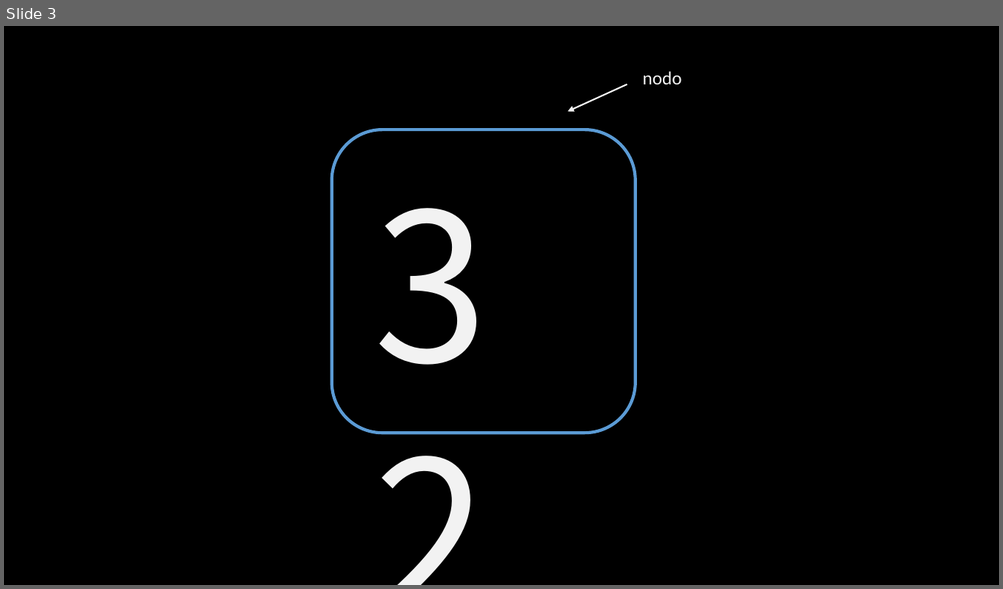
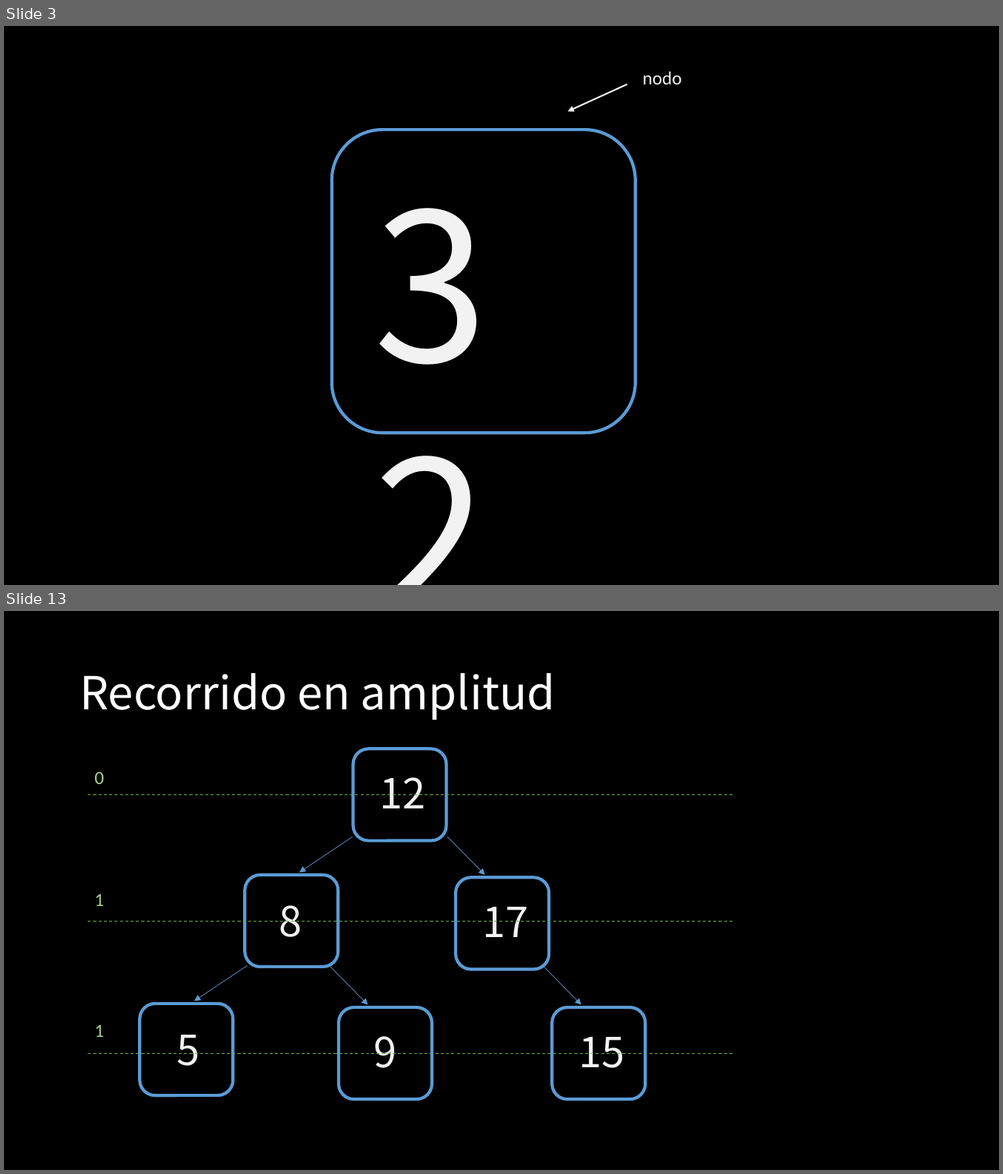
Before and after one commit to jcontrolresearch/DataStructure, a slide deck: Documents/[4]Arboles_binarios-Recorrido.pptx. Shown one above the other, each under a label of ours: slide 3 before the commit, slides 3 and 13 after it; the slides between them are not shown. The pictures are 1003x589 and 1003x1174 pixels, drawn with LibreOffice and Linux fonts; fonts in the diff are those of the drawing. Boxes give left, top, right and bottom in pixels: in the first picture for what was removed or moved away, otherwise in the second. Text is boxed around its words. In the diff, an @@ line names an element or a change of style, - is before the commit and + after.

```diff
--- a/Documents/[4]Arboles_binarios-Recorrido.pptx
+++ b/Documents/[4]Arboles_binarios-Recorrido.pptx
@@ slide 13 added at <box>4,611,999,1170</box>, background #000000 @@
@@ title added at <box>79,673,555,720</box>, 44 pt, text #FFFFFF @@
+Recorrido en amplitud
@@ rounded rectangle added at <box>353,749,447,841</box>, outline #5B9BD5 3 pt @@
@@ text added at <box>94,772,104,784</box>, 18 pt, text #A9D18E @@
+0
@@ text added at <box>380,777,426,809</box>, 40 pt, text #F2F2F2 @@
+12
@@ line added from (88, 795) to (734, 795), #70AD47 0.75 pt dashed @@
@@ arrow added from (353, 837) to (299, 873), #5B9BD5 0.5 pt @@
@@ arrow added from (447, 837) to (484, 875), #5B9BD5 0.5 pt @@
@@ rounded rectangle added at <box>245,875,338,967</box>, outline #5B9BD5 3 pt @@
@@ text added at <box>94,894,104,906</box>, 18 pt, text #A9D18E @@
+1
@@ rounded rectangle added at <box>455,877,549,969</box>, outline #5B9BD5 3 pt @@
@@ line added from (88, 921) to (734, 921), #70AD47 0.75 pt dashed @@
@@ text added at <box>279,906,301,937</box>, 40 pt, text #F2F2F2 @@
+8
@@ text added at <box>482,907,528,937</box>, 40 pt, text #F2F2F2 @@
+17
@@ arrow added from (247, 966) to (194, 1001), #5B9BD5 0.5 pt @@
@@ arrow added from (331, 967) to (368, 1005), #5B9BD5 0.5 pt @@
@@ arrow added from (544, 967) to (581, 1005), #5B9BD5 0.5 pt @@
@@ rounded rectangle added at <box>140,1004,233,1096</box>, outline #5B9BD5 3 pt @@
@@ rounded rectangle added at <box>338,1008,432,1099</box>, outline #5B9BD5 3 pt @@
@@ rounded rectangle added at <box>552,1008,645,1099</box>, outline #5B9BD5 3 pt @@
@@ text added at <box>94,1025,104,1037</box>, 18 pt, text #A9D18E @@
+1
@@ line added from (88, 1054) to (734, 1054), #70AD47 0.75 pt dashed @@
@@ text added at <box>177,1035,200,1066</box>, 40 pt, text #F2F2F2 @@
+5
@@ text added at <box>374,1037,397,1068</box>, 40 pt, text #F2F2F2 @@
+9
@@ text added at <box>579,1037,625,1068</box>, 40 pt, text #F2F2F2 @@
+15
```
Also in this commit, not shown: 2 slides changed, 21 other slides added.
